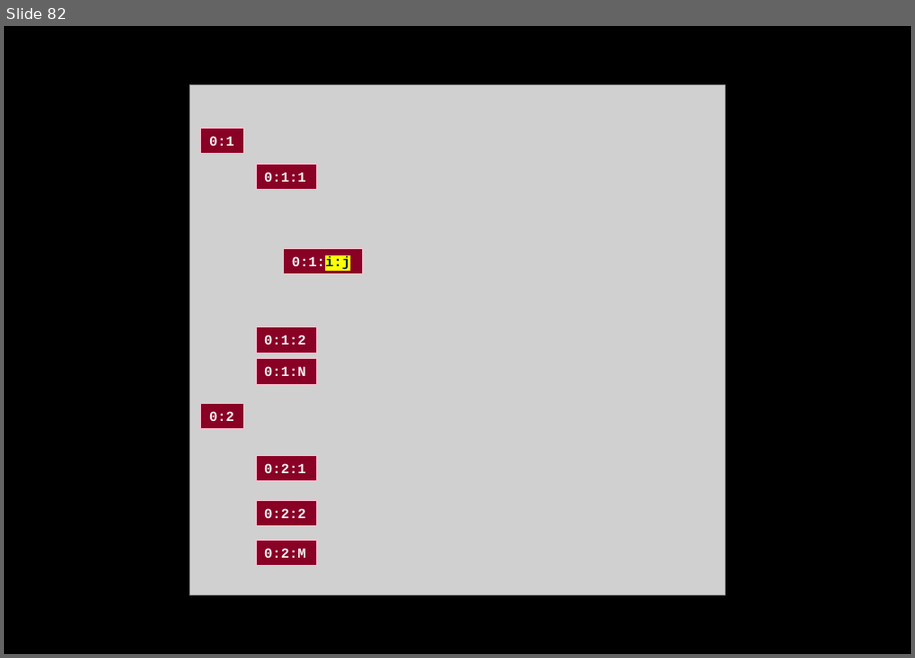
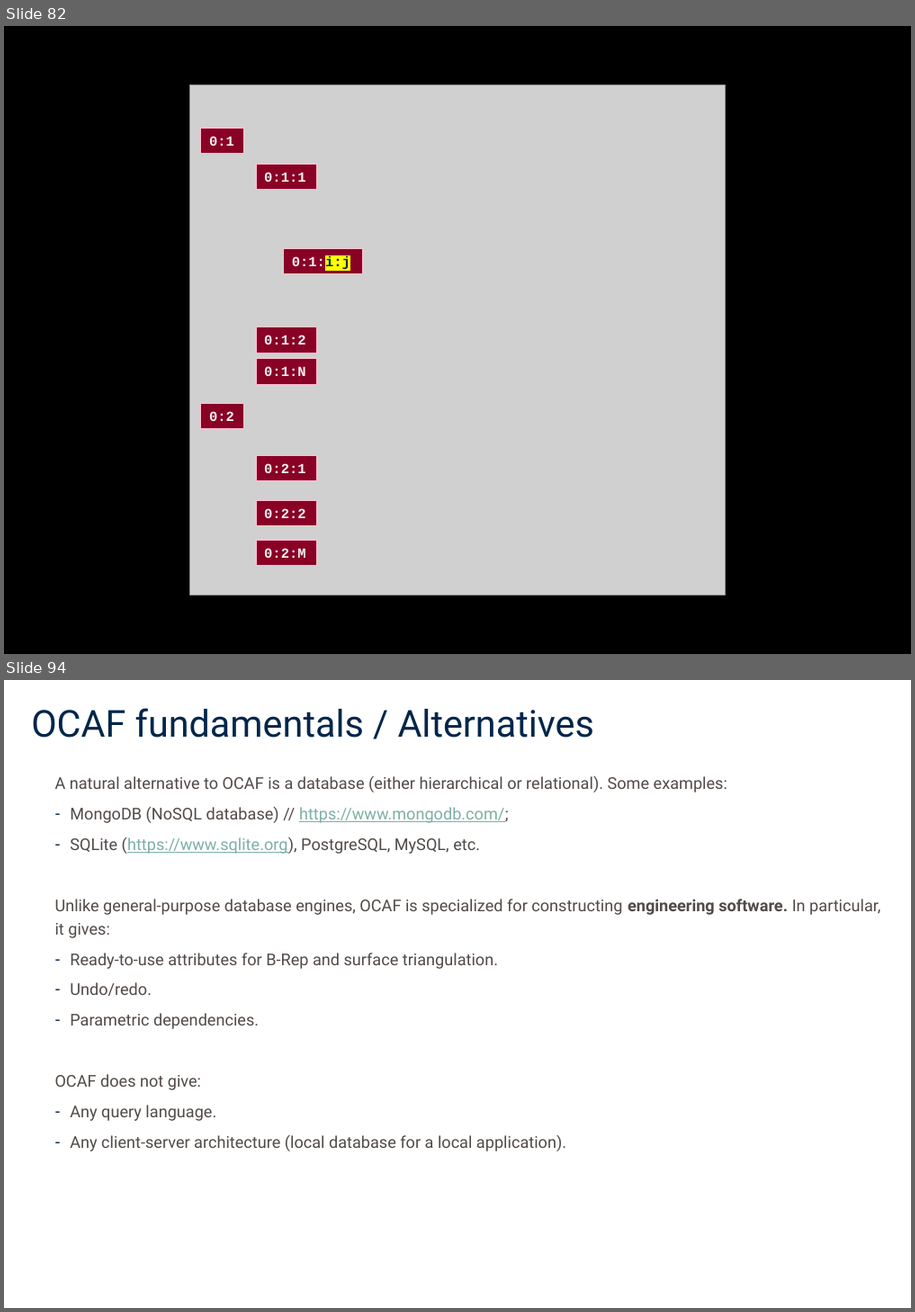
Before and after one commit to ninjacoderz/OCCT-Lessions, a slide deck: docs/02_OpenCascade_OCAF.pptx. Shown one above the other, each under a label of ours: slide 82 before the commit, slides 82 and 94 after it; the slides between them are not shown. The pictures are 915x658 and 915x1312 pixels, drawn with LibreOffice and Linux fonts; fonts in the diff are those of the drawing; grey boxes stand for pictures. Boxes give left, top, right and bottom in pixels: in the first picture for what was removed or moved away, otherwise in the second. Text is boxed around its words. In the diff, an @@ line names an element or a change of style, - is before the commit and + after.

```diff
--- a/docs/02_OpenCascade_OCAF.pptx
+++ b/docs/02_OpenCascade_OCAF.pptx
@@ slide 94 added at [4, 680, 911, 1308], background #FFFFFF @@
@@ title added at [31, 708, 594, 738], 32 pt, text #00264A @@
+OCAF fundamentals / Alternatives
@@ text added at [55, 776, 881, 1152], 14 pt, text #514A46 @@
+A natural alternative to OCAF is a database (either hierarchical or relational). Some examples:
+– MongoDB (NoSQL database) // https://www.mongodb.com/;
+– SQLite (https://www.sqlite.org), PostgreSQL, MySQL, etc.
+Unlike general-purpose database engines, OCAF is specialized for constructing engineering software. In particular, it gives:
+– Ready-to-use attributes for B-Rep and surface triangulation.
+– Undo/redo.
+– Parametric dependencies.
+OCAF does not give:
+– Any query language.
+– Any client-server architecture (local database for a local application).
```
Also in this commit, not shown: 11 other slides added, 1 other file.
